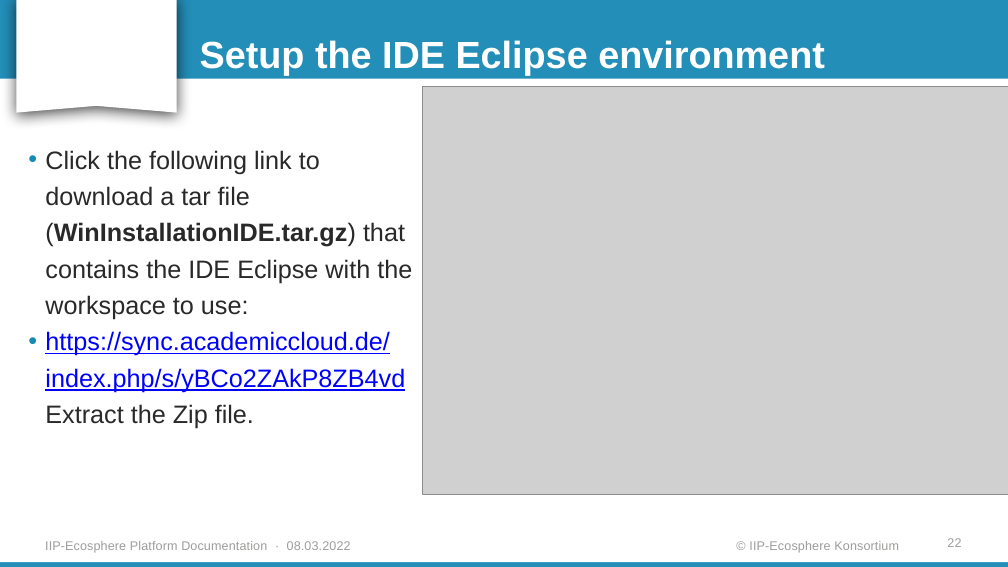
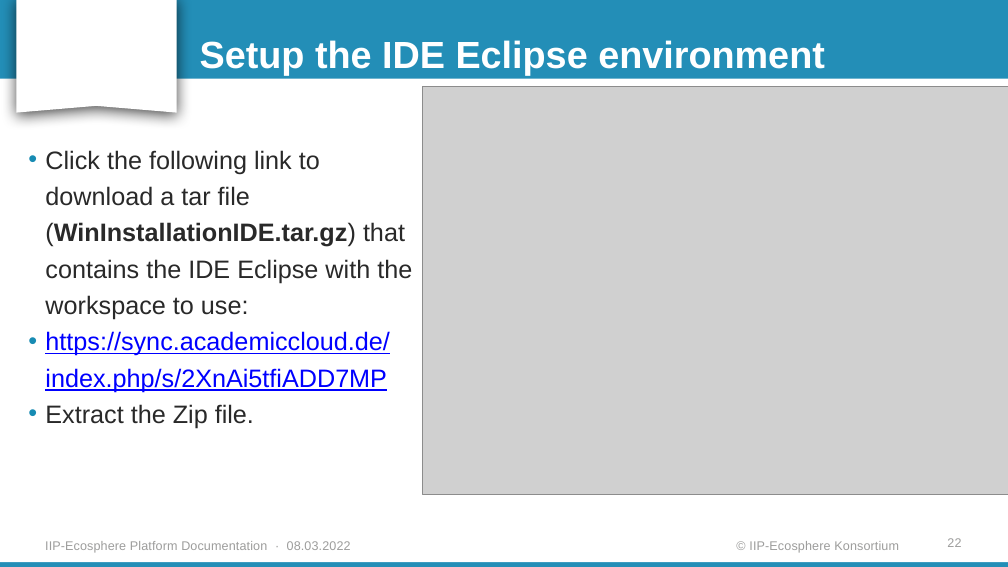
Before and after one commit to iip-ecosphere/platform, a slide deck: slide 22 of platform/documentation/src/Platform_Installation_Guide_for_Windows.pptx. Drawn at 1008x567 pixels with LibreOffice and Linux fonts; fonts in the diff are those of the drawing; grey boxes stand for pictures; background and template pictures are left out. Boxes give left, top, right and bottom in pixels: in the first picture for what was removed or moved away, otherwise in the second. Text is boxed around its words. In the diff, an @@ line names an element or a change of style, - is before the commit and + after.

```diff
--- a/platform/documentation/src/Platform_Installation_Guide_for_Windows.pptx
+++ b/platform/documentation/src/Platform_Installation_Guide_for_Windows.pptx
@@ text at [45, 331, 389, 429]: text changed @@
-• https://sync.academiccloud.de/index.php/s/yBCo2ZAkP8ZB4vd Extract the Zip file.
+• https://sync.academiccloud.de/index.php/s/2XnAi5tfiADD7MP
+• Extract the Zip file.
```
Also in this commit, not shown: 1 other file.
